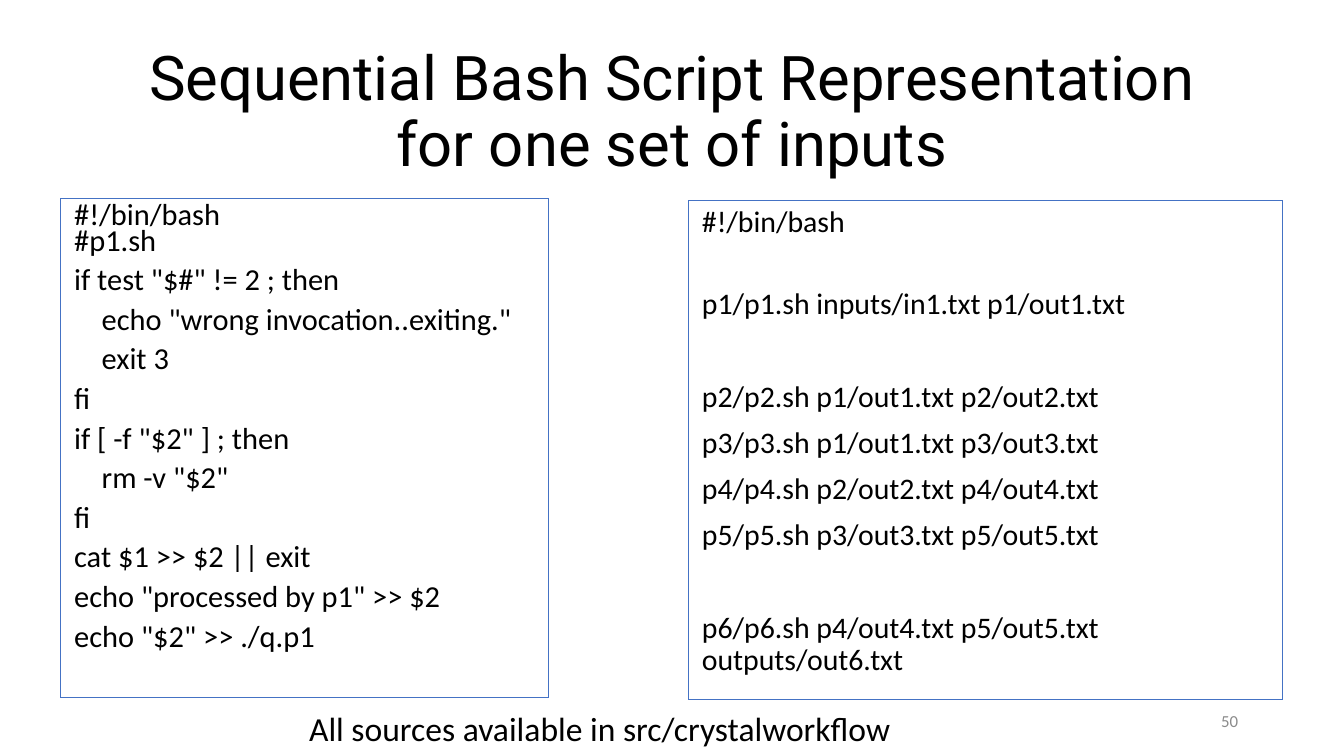
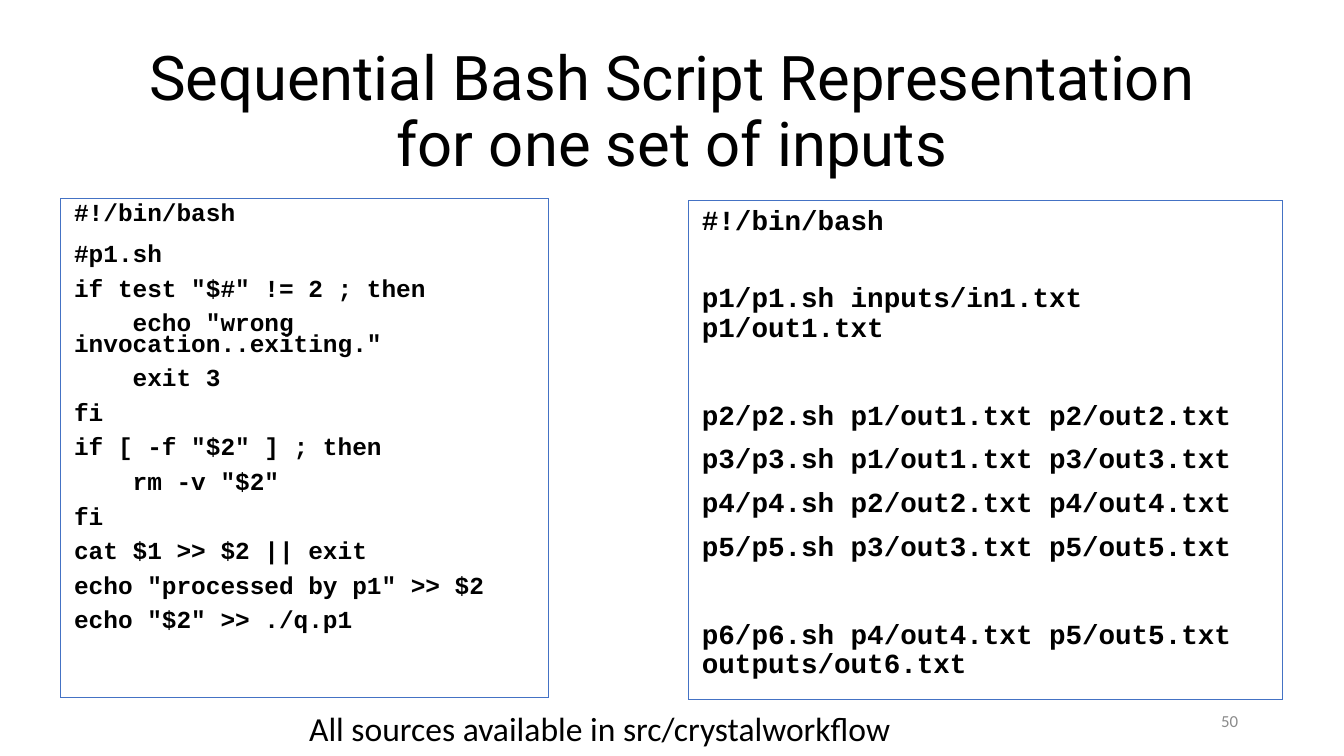
Before and after one commit to ketancmaheshwari/escience23tut, a slide deck: slide 50 of gnu-parallel-tutorial.pptx. Drawn at 1344x756 pixels with LibreOffice and Linux fonts; fonts in the diff are those of the drawing. Boxes give left, top, right and bottom in pixels: in the first picture for what was removed or moved away, otherwise in the second. Text is boxed around its words. In the diff, an @@ line names an element or a change of style, - is before the commit and + after.

```diff
--- a/gnu-parallel-tutorial.pptx
+++ b/gnu-parallel-tutorial.pptx
@@ rectangle "#!/bin/bash #p1.sh" at box(60, 199, 548, 699): size 16.3 to 13.1 pt, font Calibri to Courier New, bold on @@
@@ text "#!/bin/bash" at box(688, 200, 1282, 700): size 16 to 14.8 pt, font Calibri to Courier New, bold on @@
```
Also in this commit, not shown: 7 other slides changed, 1 other file.
